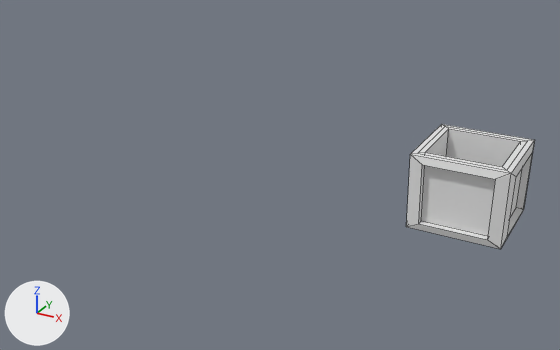
Before and after pictures for a commit that changed the FBX model Assets/Prefabs/Mare/crate with frame.fbx.
Rendered twice from a 50 mm camera at (22.5, -19.28, 8.58) aimed at (12.21, -0.56, -0.77). Arrows for +X, +Y and +Z are at lower left; the lights stay in place. The picture after the commit comes second. Mesh edges are drawn as thin lines. Where no turn or scale is listed for an object, it has been applied to the vertices.

The scene before the commit, as lines of its bpy script (objects in view):
```python
me_cube_012 = bpy.data.meshes.new('Cube.012')
me_cube_012.from_pydata(...)  # 56 vertices, 54 faces; spans x -1.36..1.36, y -1.36..1.36, z -1.13..1.0
ob_cube_011 = bpy.data.objects.new('Cube.011', me_cube_012)
ob_cube_011.location = (17.76, 0.0, 0.0)
```
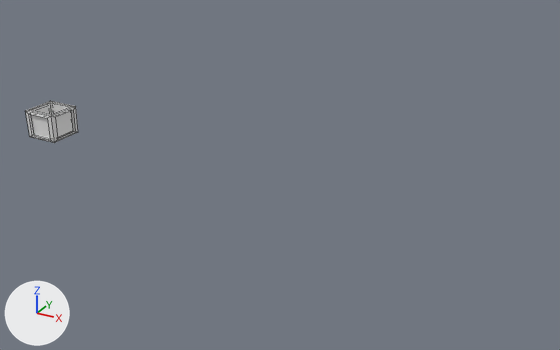
Where the change shows, as pixel boxes [x1, y1, x2, y2] in the pictures (560 x 350 px):
'Cube.011', reshaped, moved, rescaled
    before: [406, 124, 535, 249]
    after: [31, 111, 73, 138]
'Cube.019', added
    after: [25, 101, 78, 143]
'Cube.021', added
    after: [32, 103, 70, 114]
'Cube.020', added
    after: [29, 111, 75, 139]
part 1 of me_cube_012, deleted
    before: [406, 124, 535, 249]

What changed in the scene script:
```text
Change me_cube_012:
    used by ob_cube_011; location = (17.76, 0.0, 0.0)
    remove me_cube_012.from_pydata(...)  # 56 vertices, 54 faces; spans x -1.36..1.36, y -1.36..1.36, z -1.13..1.0
    add me_cube_012.from_pydata(...)  # 20 vertices, 5 faces; spans x -1.15..1.15, y -1.15..1.15, z -1.12..0.79
    me_cube_012 part 1
    36 vertices are removed from x -1.36..1.36, y -1.36..1.36, z -1.13..1.0
    49 faces are deleted
Add me_cube_027:
    me_cube_027.from_pydata([(-0.427, -0.427, -0.427), (-0.427, -0.427, 0.427), (-0.427, 0.427, -0.427), (-0.427, 0.427, 0.427), (0.427, -0.427, -0.427), (0.427, -0.427, 0.427), (0.427, 0.427, -0.427), (0.427, 0.427, 0.427)], [], [(0, 2, 3, 1), (2, 6, 7, 3), (6, 4, 5, 7), (4, 0, 1, 5), (2, 0, 4, 6)])
Add me_cube_025:
    me_cube_025.from_pydata(...)  # 36 vertices, 28 faces; spans x -0.579..0.579, y -0.579..0.579, z -0.482..0.427
Add me_cube_026:
    me_cube_026.from_pydata(...)  # 32 vertices, 16 faces; spans x -0.579..0.579, y -0.579..0.579, z -0.392..0.338
Change ob_cube_011:
    ob_cube_011.location: (17.76, 0.0, 0.0) -> (4.52, -1.94, 0.06)
    ob_cube_011.scale: (1.0, 1.0, 1.0) -> (0.427, 0.427, 0.427)
Add ob_cube_021:
    ob_cube_021 = bpy.data.objects.new('Cube.021', me_cube_027)
    ob_cube_021.location = (4.52, -1.94, 0.06)
Add ob_cube_019:
    ob_cube_019 = bpy.data.objects.new('Cube.019', me_cube_025)
    ob_cube_019.location = (4.52, -1.94, 0.06)
Add ob_cube_020:
    ob_cube_020 = bpy.data.objects.new('Cube.020', me_cube_026)
    ob_cube_020.location = (4.52, -1.94, 0.06)
```
